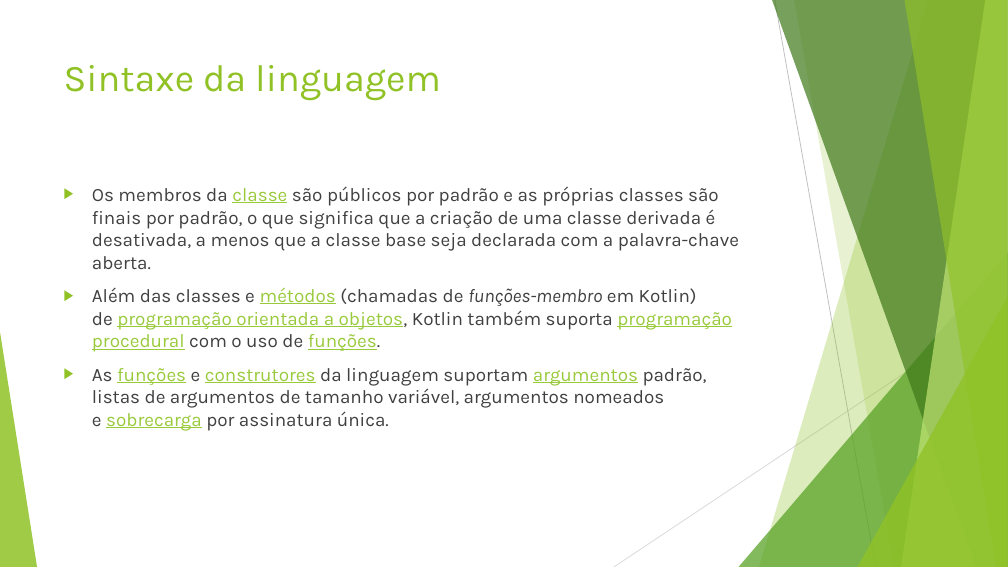
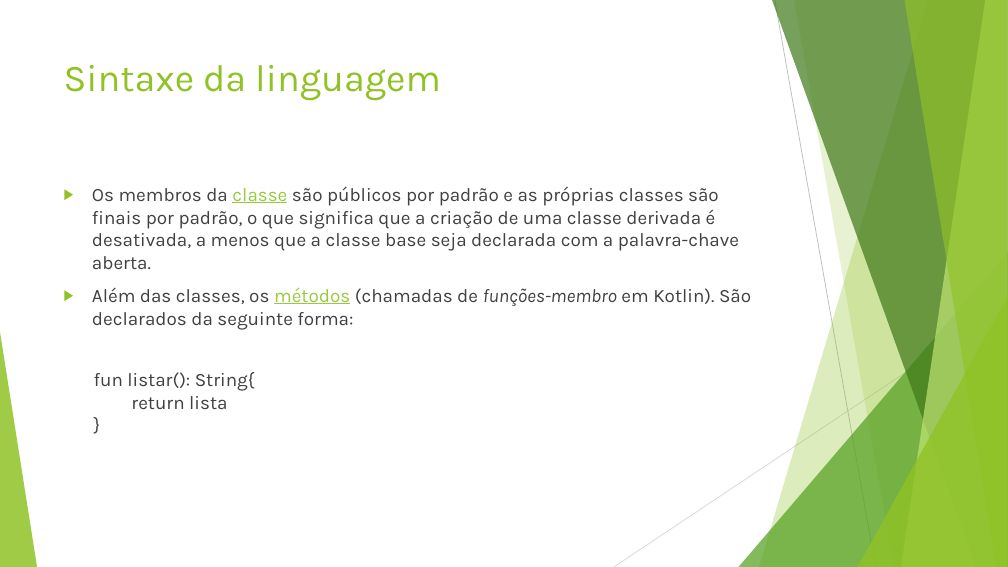
Before and after one commit to lucasrozario98/Kotlin, a slide deck: slide 10 of Kotlin.pptx (slide 11 before the commit). Drawn at 1008x567 pixels with LibreOffice and Linux fonts; fonts in the diff are those of the drawing. Boxes give left, top, right and bottom in pixels: in the first picture for what was removed or moved away, otherwise in the second. Text is boxed around its words. In the diff, an @@ line names an element or a change of style, - is before the commit and + after.

```diff
--- a/Kotlin.pptx
+++ b/Kotlin.pptx
@@ text at (x1=92, y1=287, x2=751, y2=330): text changed @@
-▶ Além das classes e métodos (chamadas de funções-membro em Kotlin) de programação orientada a objetos, Kotlin também suporta programação procedural com o uso de funções.
-▶ As funções e construtores da linguagem suportam argumentos padrão, listas de argumentos de tamanho variável, argumentos nomeados e sobrecarga por assinatura única.
+▶ Além das classes, os métodos (chamadas de funções-membro em Kotlin). São declarados da seguinte forma:
@@ text added at (x1=94, y1=372, x2=255, y2=409), 18 pt, text #404040 @@
+fun listar(): String{
+return lista
+}
```
Also in this commit, not shown: 5 other slides changed, 3 slides added, 1 slide removed, 7 other files.
